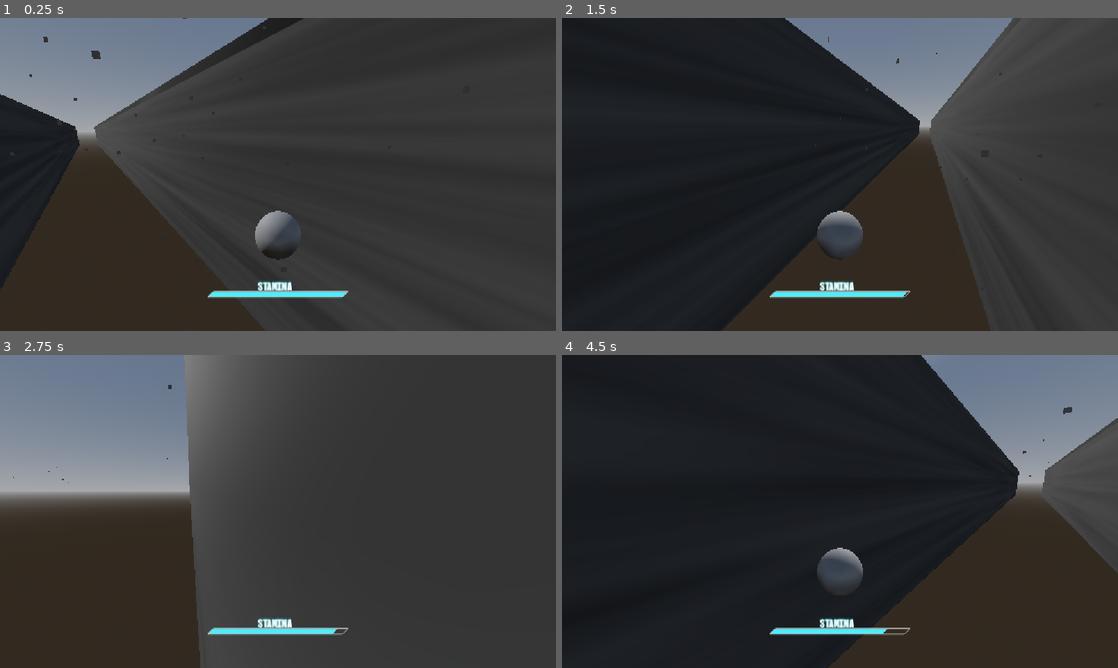
Above: before the commit, frames 1-4 (two rows, left to right).
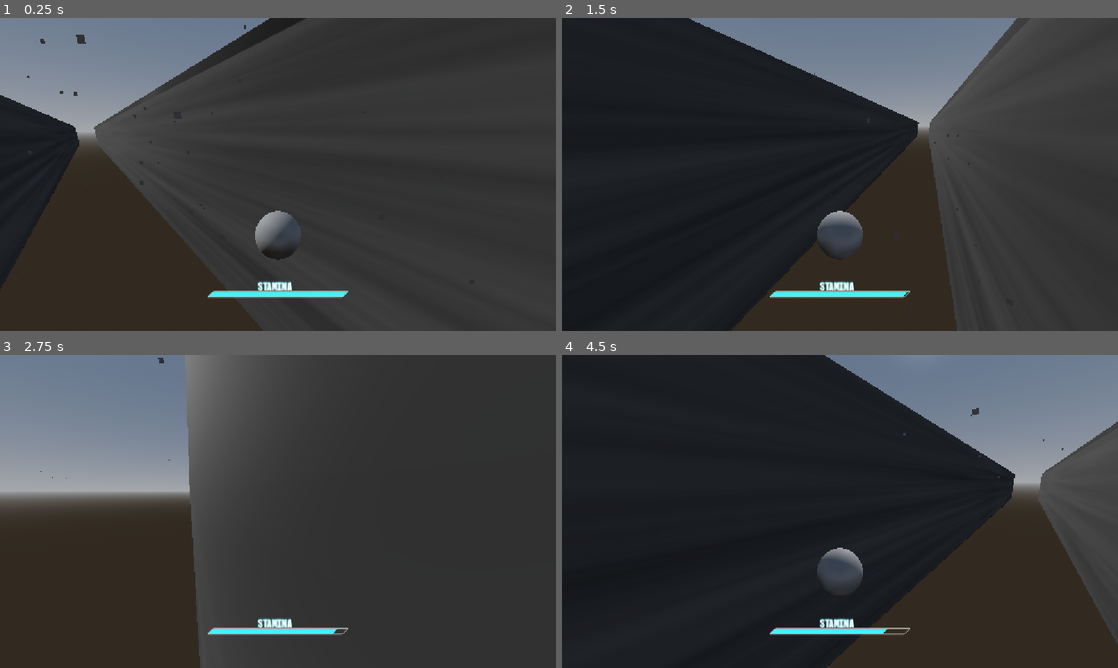
Above: after the commit, the same moments.

Repository: PortalGolem/havenIE2026GameJam
Game: Godot game, scene res://Scenes/Main.tscn
Two runs of this game, one before a commit and one after it. Both use one fixed random seed, a clock stepped at 60 frames per second and the inputs below.
Inputs (mouse positions are in pixels of both pictures, inside the frame that each line leads up to):
- Up to frame 1 (0.25 s): no input
- Up to frame 2 (1.5 s): move the mouse to (867, 174) at 0.52 s; press the mouse at (867, 174) at 0.53 s; hold W (Forward) from 0.53 s (still down); tap Space (Jump) at 0.77 s; move the mouse to (812, 174) at 1.27 s; release the mouse at (812, 174) at 1.28 s; tap Shift (Dash) at 1.35 s
- Up to frame 3 (2.75 s): keep holding W (Forward); tap Space (Jump) at 1.52 s; move the mouse to (289, 505) at 2.02 s; press the mouse at (289, 505) at 2.03 s
- Up to frame 4 (4.5 s): keep holding W (Forward); move the mouse to (834, 517) at 2.77 s; release the mouse at (834, 517) at 2.78 s; tap Shift (Dash) at 2.85, 4.35 s; tap Space (Jump) at 3.02, 3.77 s; move the mouse to (878, 514) at 3.52 s; press the mouse at (878, 514) at 3.53 s; move the mouse to (795, 508) at 4.27 s; release the mouse at (795, 508) at 4.28 s

The runs differ from the first frame. In frame 1, 0.3% of the frame differs, in the area x 0-49%, y 0-100%; in frame 2, 4.7%; in frame 3, less than 0.1%; in frame 4, 5.6%, in the area x 47-100%, y 0-100%.

Commit message:
fix dampening direction

Diff:
--- a/Player/PlayerController.gd
+++ b/Player/PlayerController.gd
@@ -132,7 +132,7 @@
 		wallCollision = false
 	elif currentMovement == MOVEMENT_MODE.AIR:
 		# accept input left and right and change velocity
-		velocity = velocity.move_toward(Vector3.BACK * minZVelocity, delta * airDrag)
+		velocity = velocity.move_toward(Vector3.FORWARD * minZVelocity, delta * airDrag)
 		velocity += Vector3(delta * movementInput.x * airSpeed, 0, 0)
 		velocity.y -= airGravity * delta
 		position += velocity.rotated(Vector3.UP, rotation.y) * delta
@@ -142,7 +142,7 @@
 	elif currentMovement == MOVEMENT_MODE.WALL:
 		velocity.x = 0
 		velocity.y -= wallGravity * delta
-		velocity = velocity.move_toward(Vector3.BACK * minZVelocity, wallDrag * delta)
+		velocity = velocity.move_toward(Vector3.FORWARD * minZVelocity, wallDrag * delta)
 		position += Vector3(velocity.x, velocity.y, -velocity.z) * delta
 		if (wallNormal.x > 0):
 			position.x = wallX - wallDistance
